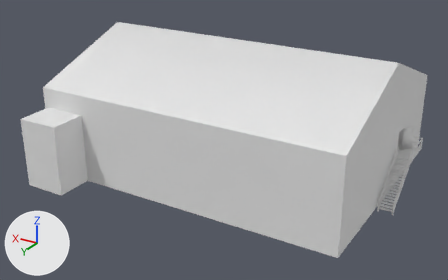
An edit to the Blender file Blender/Files/Enviroment/Warehouse Greybox.blend, drawn before and after from the same camera.
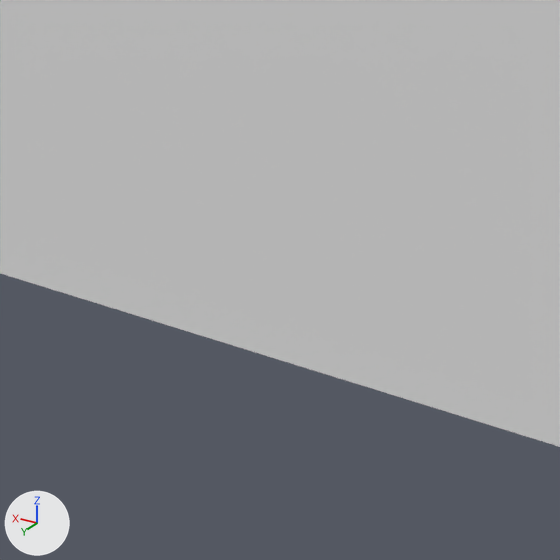
There are two pictures of each version: one whole from a camera (50 mm lens) standing at (-25.7, 52.5, 28.3) and looking at (3.8, 3.4, 3.8), one close up on the part from 52% to 69% of the width and 68% to 94% of the height. Arrows for +X, +Y and +Z are at lower left; the lights stay in place.
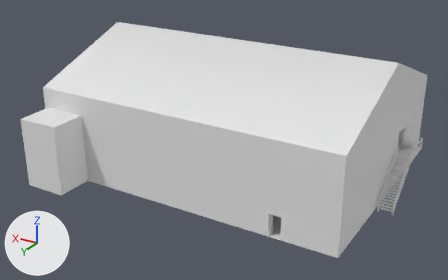
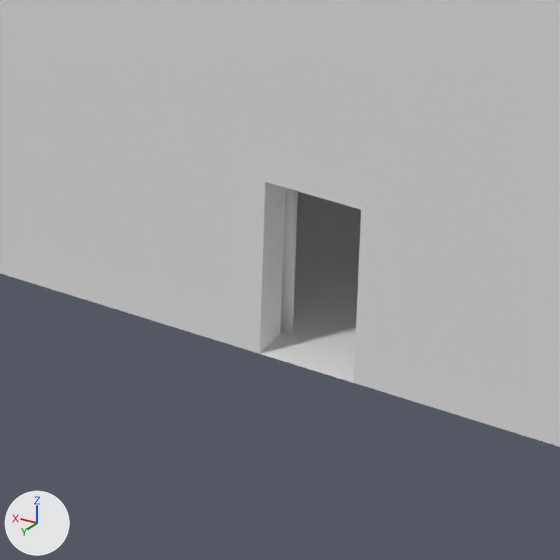
What differs and where, as boxes (x1, y1, x2, y2) in the close-ups (560 x 560 px):
'Plane.007', added: after (280, 188, 298, 333)
part 1 of me_plane, built on: (258, 180, 364, 383) in both

Patch to the scene script:
```diff
--- a/Blender/Files/Enviroment/Warehouse Greybox.blend.py
+++ b/Blender/Files/Enviroment/Warehouse Greybox.blend.py
@@ me_plane @@
 # used by ob_plane; location = (0.0, 0.0, 0.0)
-me_plane.from_pydata(...)  # 232 vertices, 231 faces; spans x -11.9..19.5, y -11.8..15.4, z 0.0..8.4
+me_plane.from_pydata(...)  # 336 vertices, 289 faces; spans x -11.9..19.5, y -11.8..15.4, z 0.0..8.4
+# me_plane part 1
+# 3 faces are deleted
+# 88 vertices are added at x -8.4..16.1, y -11.2..11.8, z 0.0..8.4
+# 16 new vertices lie (0.4, 0.0, 0.0) away from vertices in x -3.6..10.9, y -11.2..11.2, z 0.0..8.4
+# 61 new faces join them
@@ me_plane_002 @@
+me_plane_002.from_pydata([(0.85, 0.7, 0.0), (0.85, 0.7, 2.19), (0.94, 0.6, 2.19), (0.94, 0.6, 0.0), (0.01, -0.1, 2.19), (0.01, -0.1, 0.0), (0.1, -0.2, 0.0), (0.1, -0.2, 2.19)], [], [(1, 2, 3, 0), (0, 3, 6, 5), (2, 1, 4, 7), (3, 2, 7, 6), (0, 5, 4, 1), (5, 6, 7, 4)])
+me_plane_002.polygons.foreach_set('use_smooth', [True] * 6)
@@ ob_plane_007 @@
+ob_plane_007 = bpy.data.objects.new('Plane.007', me_plane_002)
+ob_plane_007.location = (-5.48, 11.23, 0.0)
+ob_plane_007.rotation_euler = (0.0, 0.0, -1.841)  # degrees (0, 0, -105)
```
